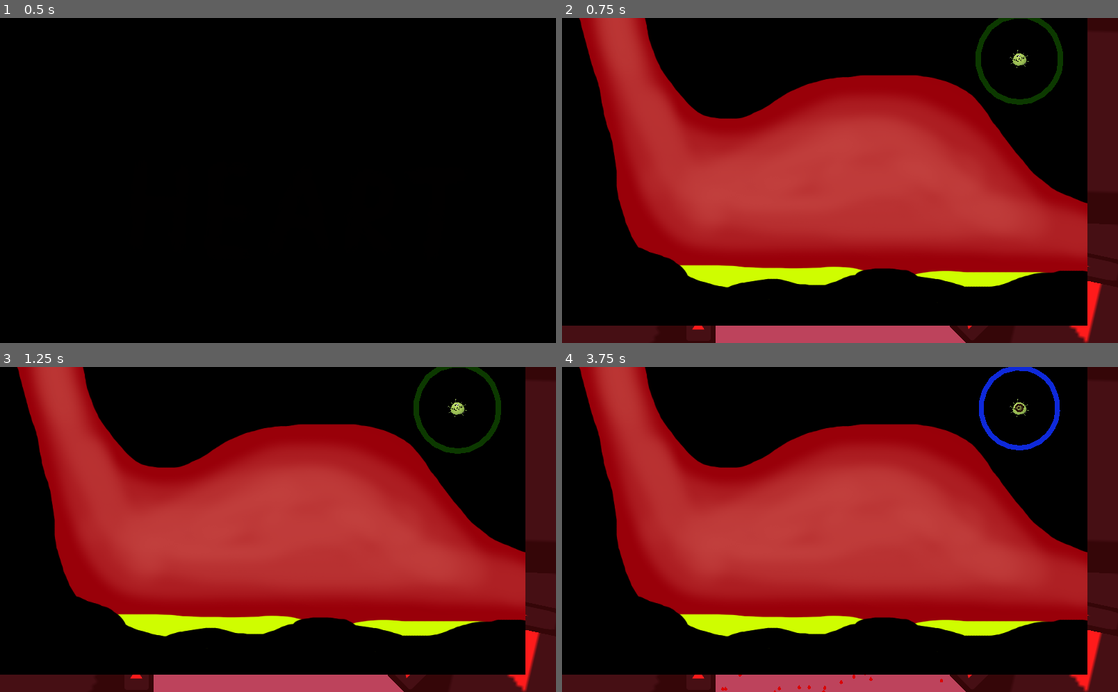
Above: before the commit, frames 1-4 (two rows, left to right).
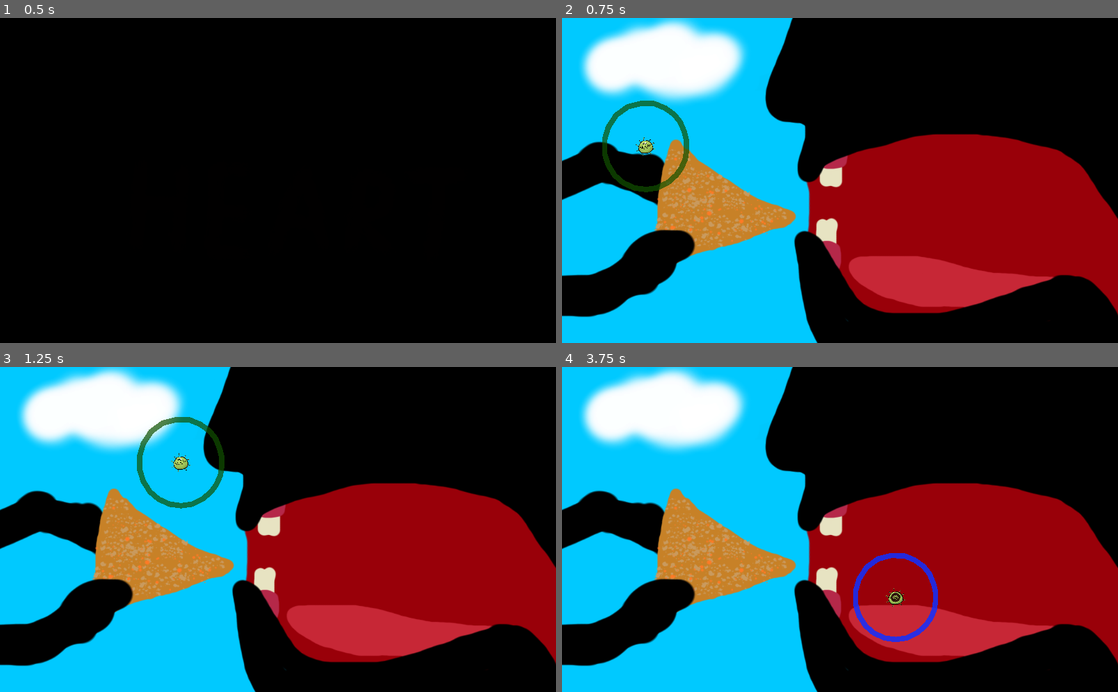
Above: after the commit, the same moments.

Repository: Maxeonyx/game-jam-home-is-where-the-heart-is
Game: Godot game, scene res://HomeScreen.tscn
The game is run twice, just before and just after one commit, with the same random seed, the same clock (stepped at 60 frames per second) and the same inputs. The engine's default icon, where the game draws it, is replaced by a stand-in: a white triangle on a blue panel in a dark square. Sound files missing from this copy of the repository are replaced by a short silence.
Inputs:
- Up to frame 1 (0.5 s): no input
- Up to frame 2 (0.75 s): tap Enter (start_game) at 0.5 s; hold Right (move_right) from 0.53 s (still down); tap E (attach) at 0.6 s
- Up to frame 3 (1.25 s): keep holding Right (move_right); tap Space (jump) at 0.77 s
- Up to frame 4 (3.75 s): tap Shift (grab) at 1.35 s; tap Space (jump) at 1.52, 3.02 s; release Right (move_right) at 2.03 s; hold Left (move_left) 2.03-2.78 s; hold Enter (start_game) 2.03-2.78 s; hold Right (move_right) from 2.78 s (still down); tap E (attach) at 2.85 s; hold Shift (grab) from 3.53 s (still down)

Frame 1 is identical in both runs. In frame 2, 74% of the frame differs, in the area x 0-100%, y 0-100%; in frame 3, 74%; in frame 4, 74%.

Commit message:
a

Diff:
--- a/Game.tscn
+++ b/Game.tscn
@@ -1,11 +1,11 @@
 [gd_scene load_steps=13 format=2]
 
 [ext_resource path="res://Game.gd" type="Script" id=1]
-[ext_resource path="res://levels/Spleen.tscn" type="PackedScene" id=2]
-[ext_resource path="res://levels/Mouth.tscn" type="PackedScene" id=3]
-[ext_resource path="res://levels/Intestines1.tscn" type="PackedScene" id=4]
-[ext_resource path="res://levels/Stomach.tscn" type="PackedScene" id=5]
-[ext_resource path="res://levels/Intestines1.tscn" type="PackedScene" id=6]
+[ext_resource path="res://levels/Mouth.tscn" type="PackedScene" id=2]
+[ext_resource path="res://levels/Asophogus.tscn" type="PackedScene" id=3]
+[ext_resource path="res://levels/Stomach.tscn" type="PackedScene" id=4]
+[ext_resource path="res://levels/Intestines1.tscn" type="PackedScene" id=5]
+[ext_resource path="res://levels/ending.tscn" type="PackedScene" id=6]
 [ext_resource path="res://Player.tscn" type="PackedScene" id=7]
 [ext_resource path="res://assets/Comfortaa-Bold.ttf" type="DynamicFontData" id=8]
 [ext_resource path="res://assets/song_20190126_021324_525.mid.ogg" type="AudioStream" id=9]
@@ -28,23 +28,23 @@
 
 [node name="mouth" parent="Levels" index="0" instance=ExtResource( 2 )]
 
-position = Vector2( -61.9004, -750.294 )
+position = Vector2( -2822.05, -920.298 )
 
-[node name="mouth" parent="Levels" index="1" instance=ExtResource( 3 )]
-
-position = Vector2( -1387.96, -973.425 )
-
-[node name="Asophogus" parent="Levels" index="2" instance=ExtResource( 4 )]
+[node name="Asophogus" parent="Levels" index="1" instance=ExtResource( 3 )]
 
 position = Vector2( -1552.44, -853.158 )
 
-[node name="Stomach" parent="Levels" index="3" instance=ExtResource( 5 )]
+[node name="Stomach" parent="Levels" index="2" instance=ExtResource( 4 )]
 
 position = Vector2( -112.285, -825.788 )
 
-[node name="Intestines1" parent="Levels" index="4" instance=ExtResource( 6 )]
+[node name="Intestines1" parent="Levels" index="3" instance=ExtResource( 5 )]
 
 position = Vector2( 1293.41, -813.965 )
+
+[node name="ending" parent="Levels" index="4" instance=ExtResource( 6 )]
+
+position = Vector2( 2645.8, -827.26 )
 
 [node name="Player" parent="." index="1" instance=ExtResource( 7 )]
 
--- a/levels/ending.tscn
+++ b/levels/ending.tscn
@@ -5,7 +5,7 @@
 [ext_resource path="res://util/spawn.tscn" type="PackedScene" id=3]
 [ext_resource path="res://util/camera_location.tscn" type="PackedScene" id=4]
 
-[node name="Node2D" type="Node2D"]
+[node name="Node2D" type="Node2D" index="0"]
 
 [node name="Ending" type="Sprite" parent="." index="0"]
 
@@ -39,14 +39,6 @@
 build_mode = 0
 polygon = PoolVector2Array( 33.3096, -41.8228, 41.415, -1.29584, 262.422, 0.325241, 259.18, -46.1456 )
 
-[node name="spawn" parent="StaticBody2D2/CollisionPolygon2D2" index="0" instance=ExtResource( 3 )]
-
-position = Vector2( 143.003, 24.6414 )
-
-[node name="camera_location" parent="StaticBody2D2/CollisionPolygon2D2" index="1" instance=ExtResource( 4 )]
-
-position = Vector2( 511.573, 300.114 )
-
 [node name="heart" type="StaticBody2D" parent="." index="3"]
 
 input_pickable = false
@@ -61,3 +53,11 @@
 
 build_mode = 0
 polygon = PoolVector2Array( 935.014, 216.118, 941.339, 209.53, 948.19, 187.658, 951.879, 164.995, 951.352, 149.184, 956.623, 120.46, 946.082, 101.75, 920.784, 94.3717, 894.696, 96.7434, 884.418, 118.879, 883.364, 144.967, 883.364, 161.306, 884.418, 177.907, 894.432, 195.3, 912.615, 210.584 )
+
+[node name="spawn" parent="." index="4" instance=ExtResource( 3 )]
+
+position = Vector2( 143.003, 24.6414 )
+
+[node name="camera_location" parent="." index="5" instance=ExtResource( 4 )]
+
+position = Vector2( 511.573, 300.114 )
